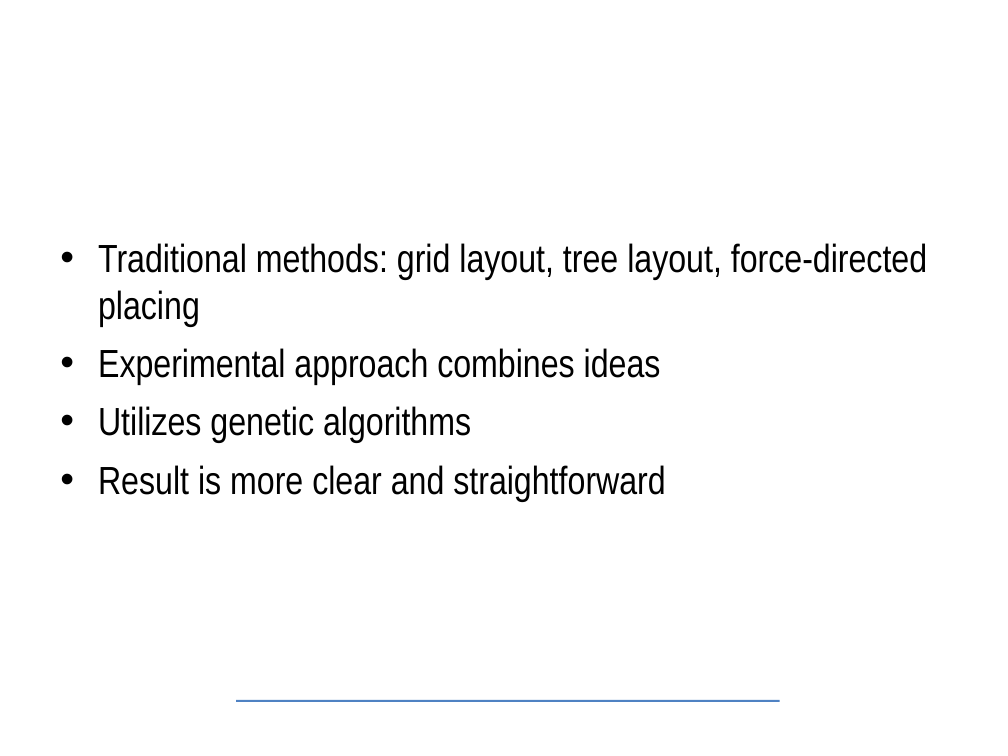
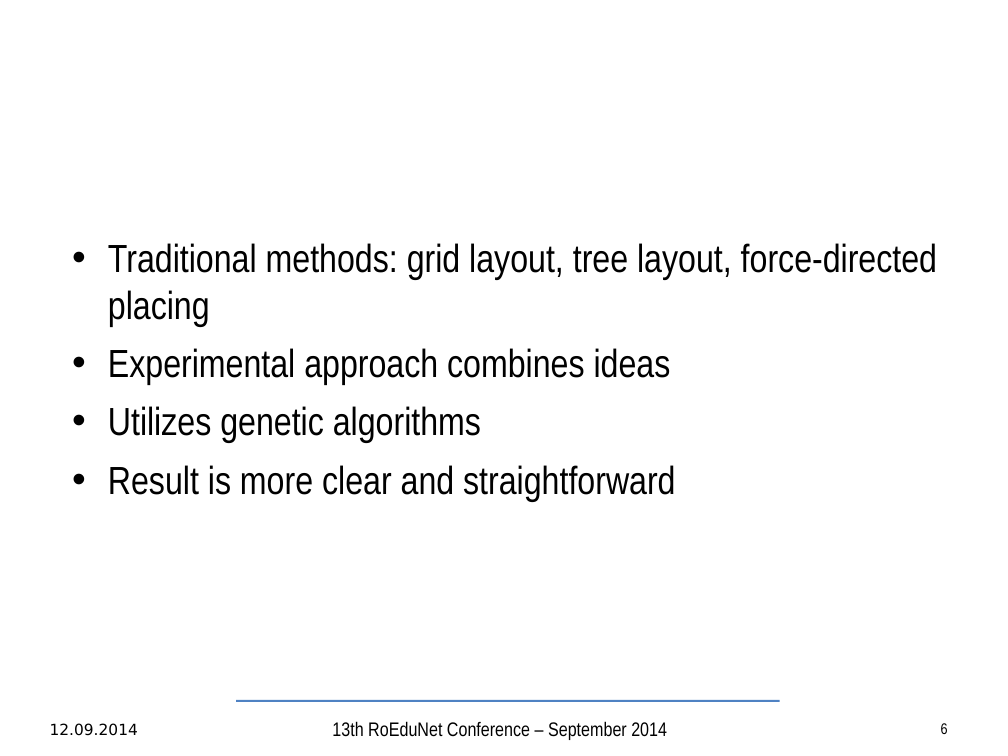
Before and after one commit to TudorVisan/Diploma, a slide deck: slide 6 of andrei.musat/prez/articol/bachelor-slides-en.odp (slide 7 before the commit). Drawn at 1008x756 pixels with LibreOffice and Linux fonts; fonts in the diff are those of the drawing; background and template pictures are left out. Boxes give left, top, right and bottom in pixels: in the first picture for what was removed or moved away, otherwise in the second. Text is boxed around its words. In the diff, an @@ line names an element or a change of style, - is before the commit and + after.

```diff
--- a/andrei.musat/prez/articol/bachelor-slides-en.odp
+++ b/andrei.musat/prez/articol/bachelor-slides-en.odp
@@ title "Graph layout": place and size @@
-title "Graph layout" at box(459, 243, 554, 279)
+title "Graph layout" at box(469, 243, 564, 279)
@@ text "Traditional methods: grid layout, tree ..." at box(108, 243, 937, 501): indent changed @@
@@ text added at box(50, 723, 138, 736), 11 pt, text #000000 @@
+12.09.2014
@@ text added at box(332, 721, 667, 740), 14 pt, text #000000 @@
+13th RoEduNet Conference – September 2014
@@ page number added at box(941, 723, 948, 734), 11 pt, text #000000 @@
+6
```
Also in this commit, not shown: 14 other slides changed, 1 slide added, 2 slides removed, 2 other files.
